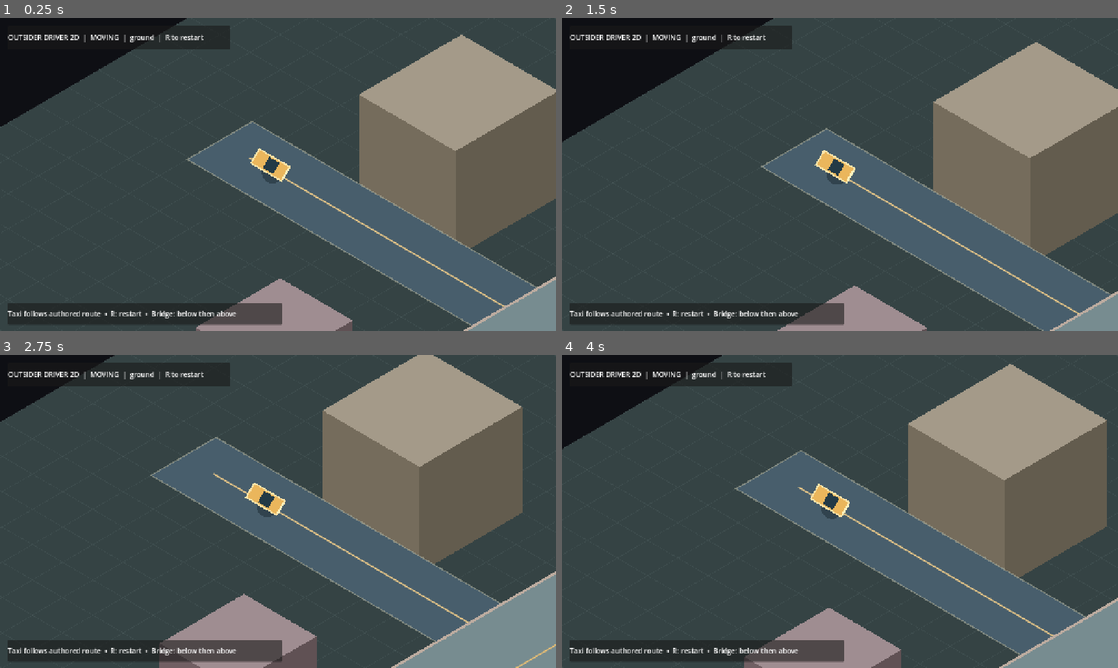
Above: before the commit, frames 1-4 (two rows, left to right).
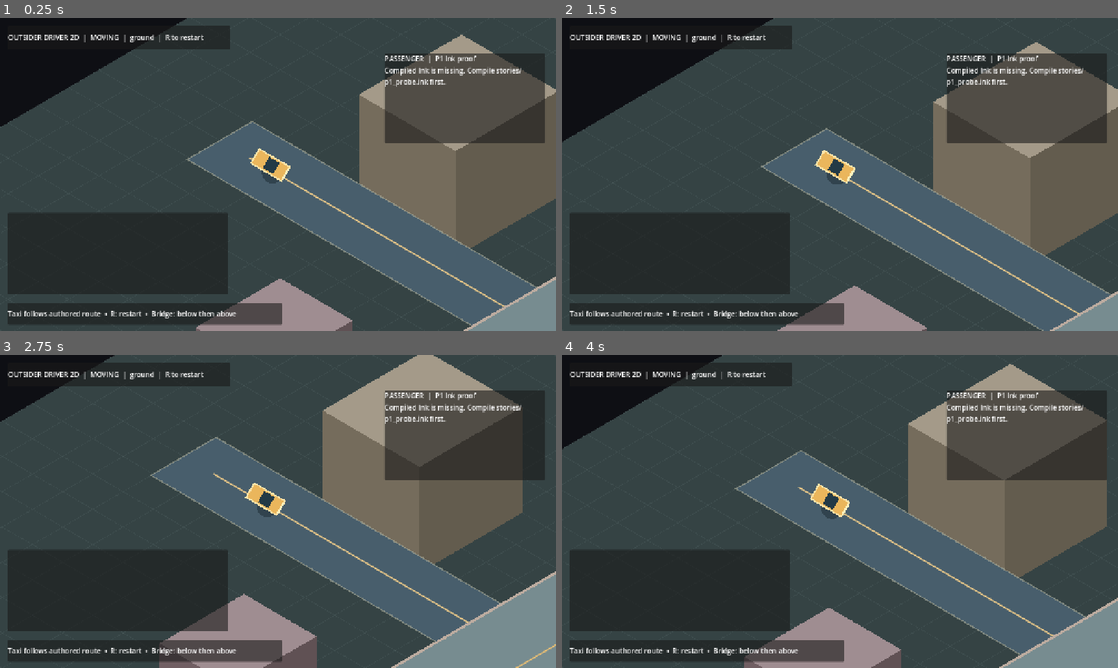
Above: after the commit, the same moments.

Repository: MohamedXIV/outsider-driver-2d
Game: Godot game, scene res://scenes/main.tscn
Two runs of this game, one before a commit and one after it. Both use one fixed random seed, a clock stepped at 60 frames per second and the inputs below.
Inputs:
- Up to frame 1 (0.25 s): no input
- Up to frame 2 (1.5 s): tap Enter at 0.5 s; tap R at 0.6, 1.35 s
- Up to frame 3 (2.75 s): tap R at 2.1 s
- Up to frame 4 (4 s): tap R at 2.85, 3.6 s

The runs differ from the first frame. In frame 1, 18% of the frame differs, in the area x 1-98%, y 11-89%; in frame 2, 18%; in frame 3, 18%; in frame 4, 18%.

Commit message:
feat(p1): show authored Ink dialogue and choices over moving isometric ride

Diff:
--- a/scenes/main.tscn
+++ b/scenes/main.tscn
@@ -34,3 +34,31 @@
 [node name="HintLabel" type="Label" parent="HUD/HintPanel"]
 layout_mode = 2
 text = "Taxi follows authored route  •  R: restart  •  Bridge: below then above"
+
+[node name="PassengerPanel" type="PanelContainer" parent="HUD"]
+offset_left = 885.0
+offset_top = 82.0
+offset_right = 1255.0
+offset_bottom = 288.0
+
+[node name="PassengerBody" type="VBoxContainer" parent="HUD/PassengerPanel"]
+layout_mode = 2
+
+[node name="PassengerTitle" type="Label" parent="HUD/PassengerPanel/PassengerBody"]
+layout_mode = 2
+text = "PASSENGER  |  P1 Ink proof"
+
+[node name="PassengerText" type="Label" parent="HUD/PassengerPanel/PassengerBody"]
+custom_minimum_size = Vector2(350, 120)
+layout_mode = 2
+text = "Loading story..."
+autowrap_mode = 3
+
+[node name="ChoicePanel" type="PanelContainer" parent="HUD"]
+offset_left = 18.0
+offset_top = 448.0
+offset_right = 525.0
+offset_bottom = 636.0
+
+[node name="ChoiceList" type="VBoxContainer" parent="HUD/ChoicePanel"]
+layout_mode = 2
--- a/scripts/main.gd
+++ b/scripts/main.gd
@@ -3,12 +3,18 @@
 @onready var _world: WorldView = $WorldView
 @onready var _camera: Camera2D = $Camera2D
 @onready var _status: Label = $HUD/InfoPanel/InfoLabel
+@onready var _passenger_label: Label = $HUD/PassengerPanel/PassengerBody/PassengerText
+@onready var _choice_list: VBoxContainer = $HUD/ChoicePanel/ChoiceList
+
+const INK_PROBE_PATH: String = "res://stories/p1_probe.ink.json"
+var _ink: InkBridge
 
 var _ride: TaxiRide
 
 
 func _ready() -> void:
 	_restart()
+	_start_ink()
 
 
 func _process(delta: float) -> void:
@@ -35,6 +41,39 @@
 func _unhandled_input(event: InputEvent) -> void:
 	if event is InputEventKey and event.pressed and not event.echo and event.keycode == KEY_R:
 		_restart()
+		_start_ink()
+
+
+func _start_ink() -> void:
+	var story_json: String = FileAccess.get_file_as_string(INK_PROBE_PATH)
+	if story_json.is_empty():
+		_passenger_label.text = "Compiled Ink is missing. Compile stories/p1_probe.ink first."
+		return
+	_ink = InkBridge.new()
+	if not _ink.open_compiled(story_json, get_tree()):
+		_passenger_label.text = "Could not load the Ink story."
+		return
+	_show_ink(_ink.advance())
+	if OS.has_feature("web"):
+		JavaScriptBridge.eval("document.documentElement.dataset.inkReady='true'", true)
+
+
+func _show_ink(line: Dictionary) -> void:
+	_passenger_label.text = str(line["text"])
+	for child in _choice_list.get_children():
+		child.queue_free()
+	var options: Array = line["choices"]
+	for i in range(options.size()):
+		var button: Button = Button.new()
+		button.text = str(options[i])
+		button.pressed.connect(_on_choice.bind(i))
+		_choice_list.add_child(button)
+	if options.is_empty() and bool(line["ended"]):
+		_passenger_label.text += "\n[Conversation ended]"
+
+
+func _on_choice(index: int) -> void:
+	_show_ink(_ink.choose(index))
 
 
 func _restart() -> void:
Not shown, changed: export_presets.cfg
